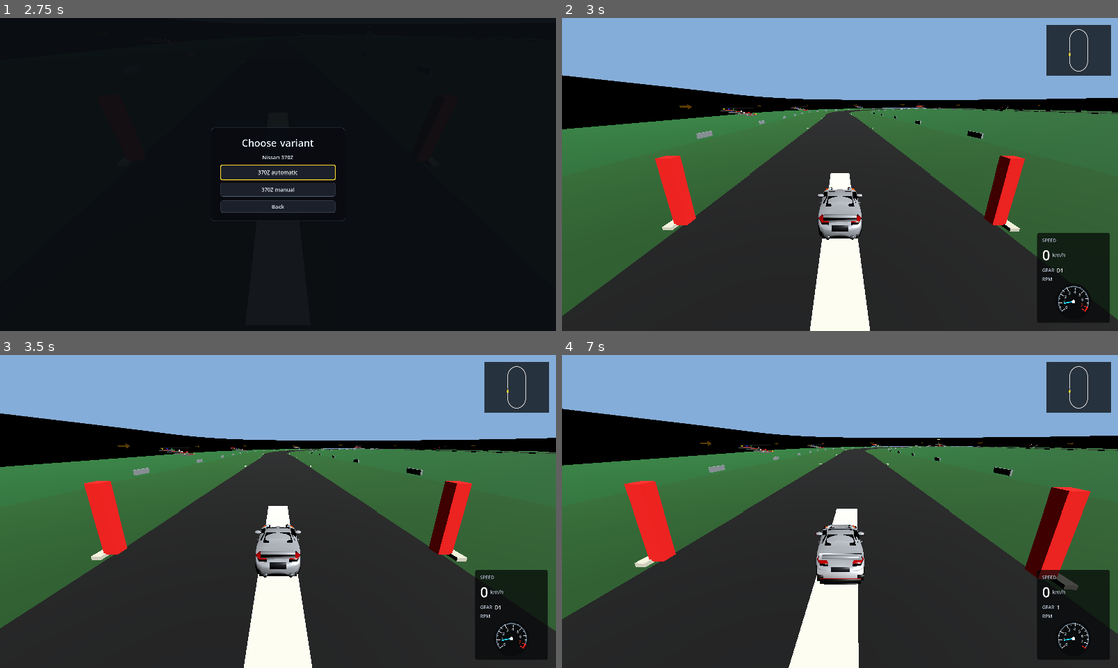
Above: before the commit, frames 1-4 (two rows, left to right).
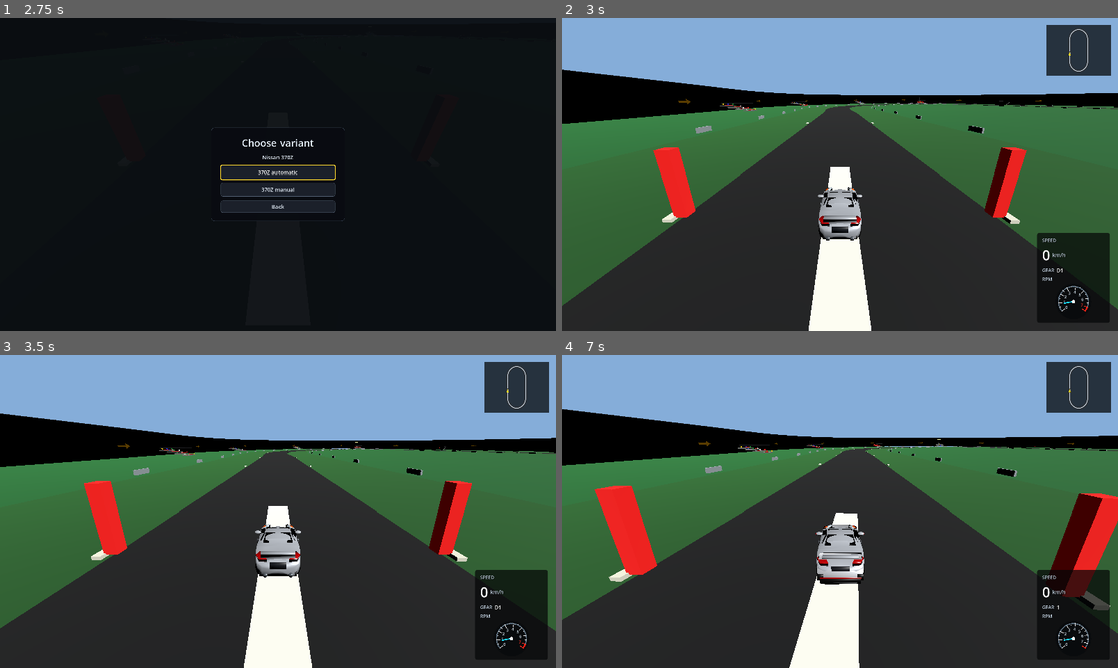
Above: after the commit, the same moments.

Repository: Dziuras98/car-game
Game: Godot game, scene res://scenes/startup.tscn
The game is run twice, just before and just after one commit, with the same random seed, the same clock (stepped at 60 frames per second) and the same inputs.
Inputs:
- Up to frame 1 (2.75 s): click "Free drive" at 0.5 s; click "Simple oval" at 1.25 s; click "Nissan 370Z" at 2 s
- Up to frame 2 (3 s): click "370Z automatic" at 2.75 s
- Up to frame 3 (3.5 s): no input
- Up to frame 4 (7 s): tap Enter at 3.5 s; hold Right (steer-right) 3.53-4.28 s; tap C (camera-back) at 3.6, 5.1, 6.6 s; hold Down (brake) 4.28-5.03 s; tap T (switch-car) at 4.35, 5.85 s; tap R (reset-car) at 5 s; hold Right (steer-right) 5.03-5.78 s; hold Up (accelerate) 5.78-6.53 s; hold Left (steer-left) from 6.53 s (still down)

Frame 1 is identical in both runs. In frame 2, 7.0% of the frame differs, in the area x 0-100%, y 16-100%; in frame 3, 0.2%; in frame 4, 7.5%, in the area x 0-100%, y 10-100%.

Commit message:
Integrate chassis contact per physics substep

Diff:
--- a/scripts/car/car_controller.gd
+++ b/scripts/car/car_controller.gd
@@ -146,8 +146,8 @@
 	var safe_delta: float = clampf(delta, 0.0, CarPowertrainController.MAX_FRAME_DELTA)
 
 	_runtime_state.set_drive_input_snapshot(throttle, brake)
-	_chassis_controller.sample_ground_contact(_runtime_state, self)
 	if safe_delta <= 0.0:
+		_chassis_controller.sample_ground_contact(_runtime_state, self)
 		_chassis_controller.update_tire_dynamics(
 			_runtime_state,
 			steering,
@@ -175,6 +175,7 @@
 	var apply_shift_input: bool = true
 	while remaining_delta > 0.000001:
 		var step: float = minf(remaining_delta, CarPowertrainController.MAX_SIMULATION_SUBSTEP)
+		_chassis_controller.sample_ground_contact(_runtime_state, self)
 		_chassis_controller.update_tire_dynamics(
 			_runtime_state,
 			steering,
@@ -191,10 +192,10 @@
 			step
 		)
 		_chassis_controller.update_steering(_runtime_state, steering, self, step)
+		_chassis_controller.apply_velocity(_runtime_state, self, step)
 		apply_shift_input = false
 		remaining_delta -= step
 
-	_chassis_controller.apply_velocity(_runtime_state, self, safe_delta)
 	_chassis_controller.update_skid_marks(
 		_runtime_state,
 		self,
